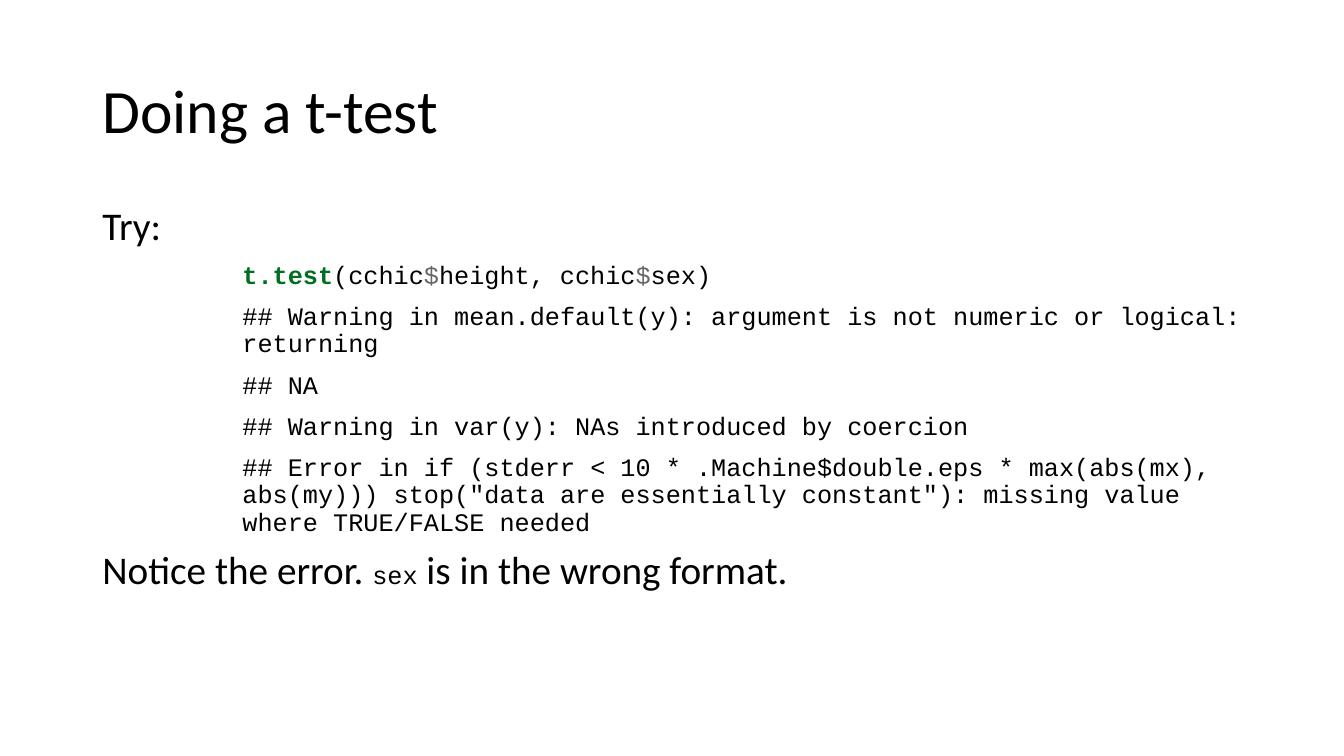
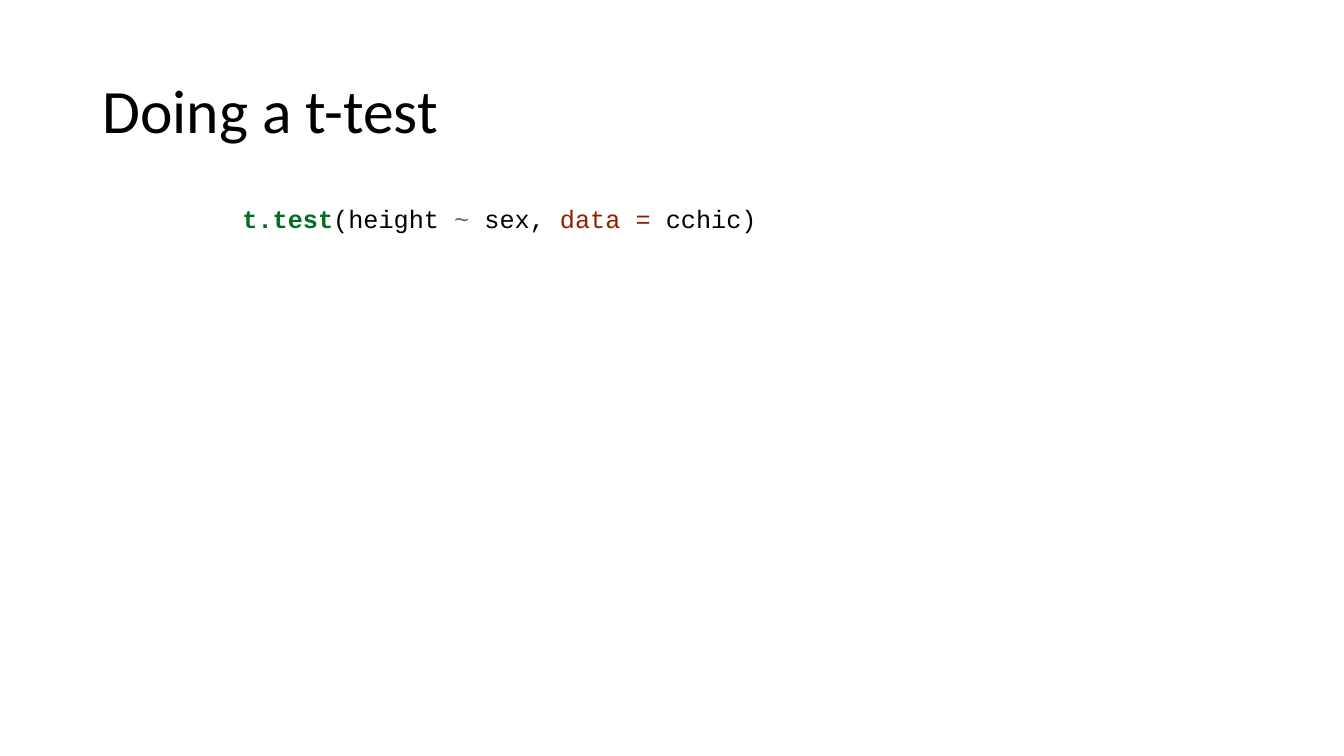
Before and after one commit to uclh-criu/learning-datascience, a slide deck: slide 32 of Workshops/Workshop6.pptx. Drawn at 1344x756 pixels with LibreOffice and Linux fonts; fonts in the diff are those of the drawing. Boxes give left, top, right and bottom in pixels: in the first picture for what was removed or moved away, otherwise in the second. Text is boxed around its words. In the diff, an @@ line names an element or a change of style, - is before the commit and + after.

Commit message:
Fixed errors in statistical tests.

```diff
--- a/Workshops/Workshop6.pptx
+++ b/Workshops/Workshop6.pptx
@@ text at [242, 209, 757, 234]: text changed @@
-Try:
-t.test(cchic$height, cchic$sex)
-## Warning in mean.default(y): argument is not numeric or logical: returning
-## NA
-## Warning in var(y): NAs introduced by coercion
-## Error in if (stderr < 10 * .Machine$double.eps * max(abs(mx), abs(my))) stop("data are essentially constant"): missing value where TRUE/FALSE needed
-Notice the error. sex is in the wrong format.
+t.test(height ~ sex, data = cchic)
```
Also in this commit, not shown: 4 other slides changed, 1 slide removed, 5 other files.
